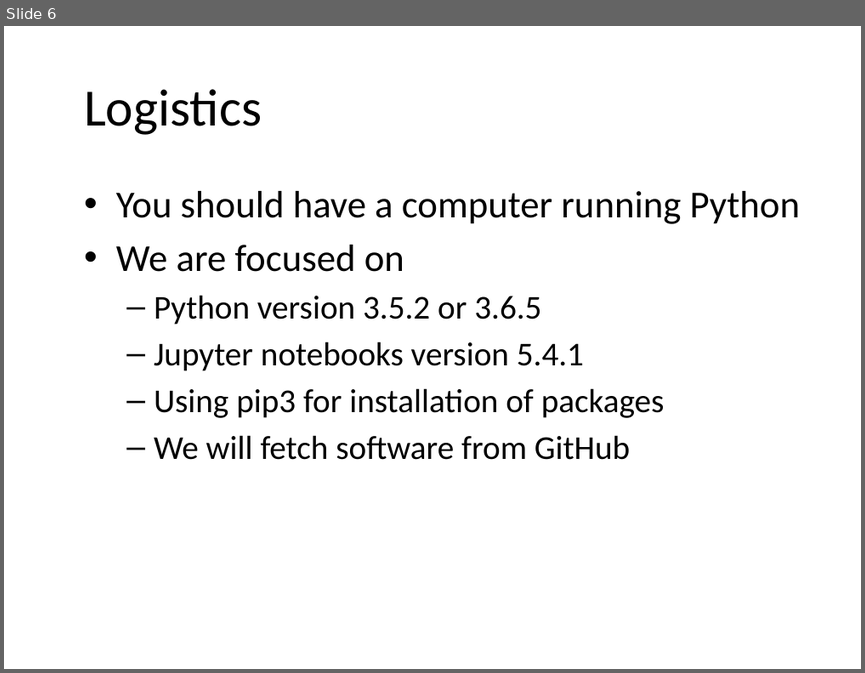
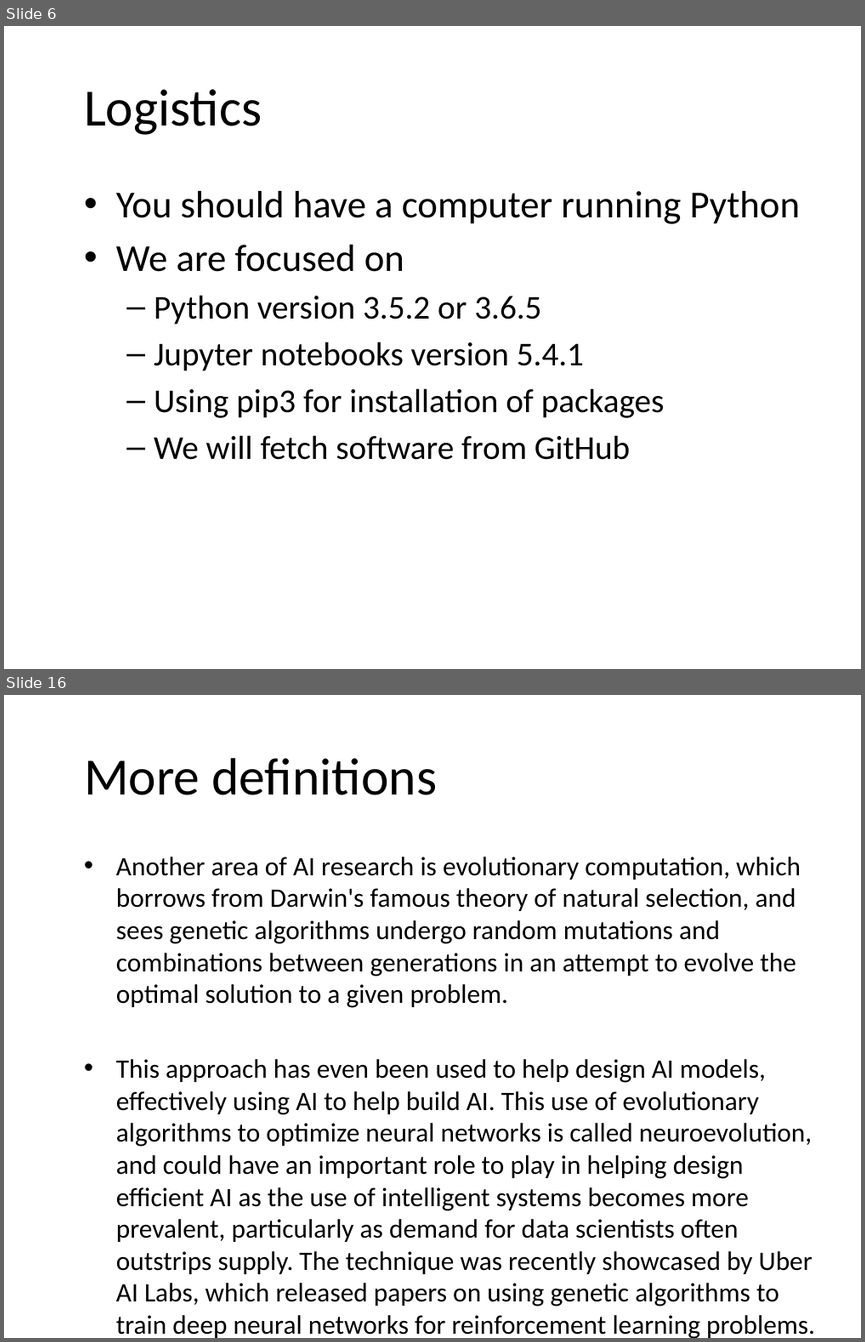
Before and after one commit to JeffRisberg/PythonNotebooksForAI, a slide deck: Documents/10-Introduction.pptx. Shown one above the other, each under a label of ours: slide 6 before the commit, slides 6 and 16 after it; the slides between them are not shown. The pictures are 865x673 and 865x1342 pixels, drawn with LibreOffice and Linux fonts; fonts in the diff are those of the drawing; background and template pictures are left out. Boxes give left, top, right and bottom in pixels: in the first picture for what was removed or moved away, otherwise in the second. Text is boxed around its words. In the diff, an @@ line names an element or a change of style, - is before the commit and + after.

```diff
--- a/Documents/10-Introduction.pptx
+++ b/Documents/10-Introduction.pptx
@@ slide 16 added at (4, 695, 861, 1338), background picture (left out) @@
@@ title added at (84, 758, 437, 795), 44 pt, text #000000 @@
+More definitions
@@ text added at (116, 857, 815, 1338), 22.4 pt, text #000000 @@
+• Another area of AI research is evolutionary computation, which borrows from Darwin's famous theory of natural selection, and sees genetic algorithms undergo random mutations and combinations between generations in an attempt to evolve the optimal solution to a given problem.
+• This approach has even been used to help design AI models, effectively using AI to help build AI. This use of evolutionary algorithms to optimize neural networks is called neuroevolution, and could have an important role to play in helping design efficient AI as the use of intelligent systems becomes more prevalent, particularly as demand for data scientists often outstrips supply. The technique was recently showcased by Uber AI Labs, which released papers on using genetic algorithms to train deep neural networks for reinforcement learning problems.
```
Also in this commit, not shown: 1 slide changed, 13 other slides added, 1 slide removed.
